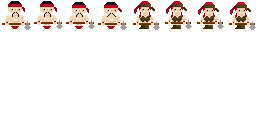
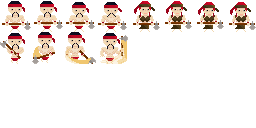
Layers edited between the first and the second (256, 128) image:
painted on "Arms" over left=0, top=24, right=128, bottom=64
painted on "Torso" over left=6, top=32, right=120, bottom=64
